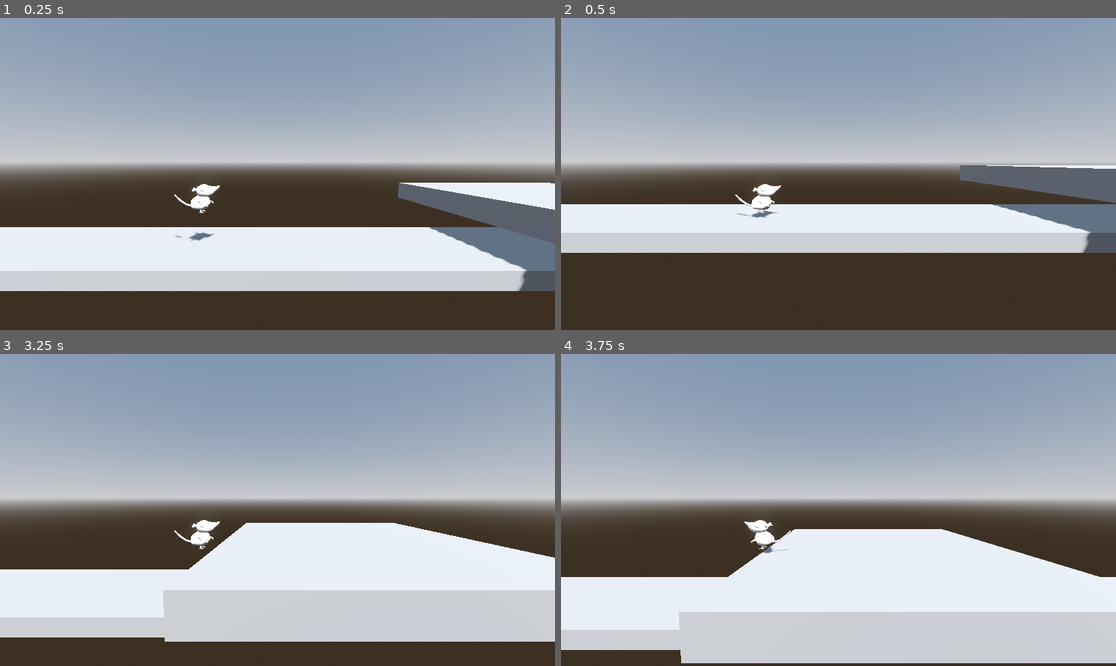
Above: before the commit, frames 1-4 (two rows, left to right).
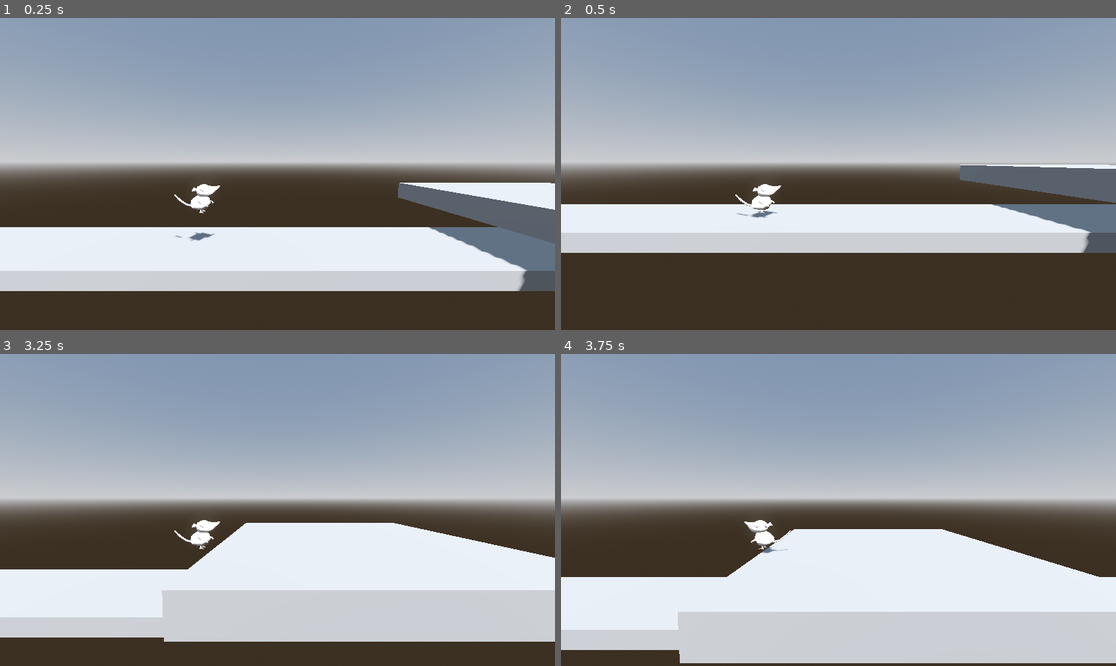
Above: after the commit, the same moments.

Repository: tomas-heredia/GGJ-2026
Game: Godot game, scene res://Scenes/main.tscn
Two runs of this game, one before a commit and one after it. Both use one fixed random seed, a clock stepped at 60 frames per second and the inputs below.
Inputs:
- Up to frame 1 (0.25 s): no input
- Up to frame 2 (0.5 s): no input
- Up to frame 3 (3.25 s): hold D (move_right) 0.53-1.28 s; tap E (interact) at 0.6, 2.1 s; tap Space (jump) at 0.77, 1.52, 3.02 s; hold A (move_left) 1.28-2.03 s; tap Shift (sprint) at 1.35, 2.85 s; hold D (move_right) from 2.03 s (still down)
- Up to frame 4 (3.75 s): release D (move_right) at 3.53 s; hold A (move_left) from 3.53 s (still down); tap E (interact) at 3.6 s

Frame 1 is identical in both runs. In frame 2, less than 0.1% of the frame differs, in the area x 71-100%, y 46-60%; in frame 3, less than 0.1%; in frame 4, less than 0.1%, in the area x 21-97%, y 56-100%.

Commit message:
Music / sfx

Diff:
--- a/global-gameam-2026/Scenes/checkpoint.tscn
+++ b/global-gameam-2026/Scenes/checkpoint.tscn
@@ -1,16 +1,23 @@
-[gd_scene load_steps=3 format=3 uid="uid://bi4vkebgn5dh4"]
+[gd_scene load_steps=4 format=3 uid="uid://bi4vkebgn5dh4"]
 
 [ext_resource type="Script" uid="uid://c2rwysh7phwx6" path="res://Scripts/checkpoint.gd" id="1_lbcco"]
 
 [sub_resource type="BoxShape3D" id="BoxShape3D_jkya8"]
 size = Vector3(1, 1.9477539, 1)
 
+[sub_resource type="TextMesh" id="TextMesh_lbcco"]
+text = "Checkpoint"
+
 [node name="checkpoint" type="Area3D"]
 script = ExtResource("1_lbcco")
 
 [node name="CollisionShape3D" type="CollisionShape3D" parent="."]
-transform = Transform3D(1, 0, 0, 0, 1, 0, 0, 0, 1, 0, 0.47387695, 0)
+transform = Transform3D(1, 0, 0, 0, 1, 0, 0, 0, 1, 0, 1.1669003, 0)
 shape = SubResource("BoxShape3D_jkya8")
 
 [node name="Marker3D" type="Marker3D" parent="."]
-transform = Transform3D(1, 0, 0, 0, 1, 0, 0, 0, 1, 0, 1.149495, 0)
+transform = Transform3D(1, 0, 0, 0, 1, 0, 0, 0, 1, 0, 1.8425183, 0)
+
+[node name="MeshInstance3D" type="MeshInstance3D" parent="."]
+transform = Transform3D(1, 0, 0, 0, 1, 0, 0, 0, 1, 0, 2.0598273, 0)
+mesh = SubResource("TextMesh_lbcco")
--- a/global-gameam-2026/project.godot
+++ b/global-gameam-2026/project.godot
@@ -68,5 +68,6 @@
 ]
 }
 
+[physics]
 
 3d/physics_engine="Jolt Physics"
Not shown, added: global-gameam-2026/Art/music-sfx/GGJ Background music.mp3.import
Not shown, added: global-gameam-2026/Art/music-sfx/jump.mp3.import
Not shown, added: global-gameam-2026/Art/music-sfx/mouse-squeak-261126.mp3.import
Not shown, added: global-gameam-2026/Art/music-sfx/running-14658.mp3.import
Not shown, added: global-gameam-2026/Art/music-sfx/GGJ Background music.mp3
Not shown, added: global-gameam-2026/Art/music-sfx/jump.mp3
Not shown, added: global-gameam-2026/Art/music-sfx/mouse-squeak-261126.mp3
Not shown, added: global-gameam-2026/Art/music-sfx/running-14658.mp3
